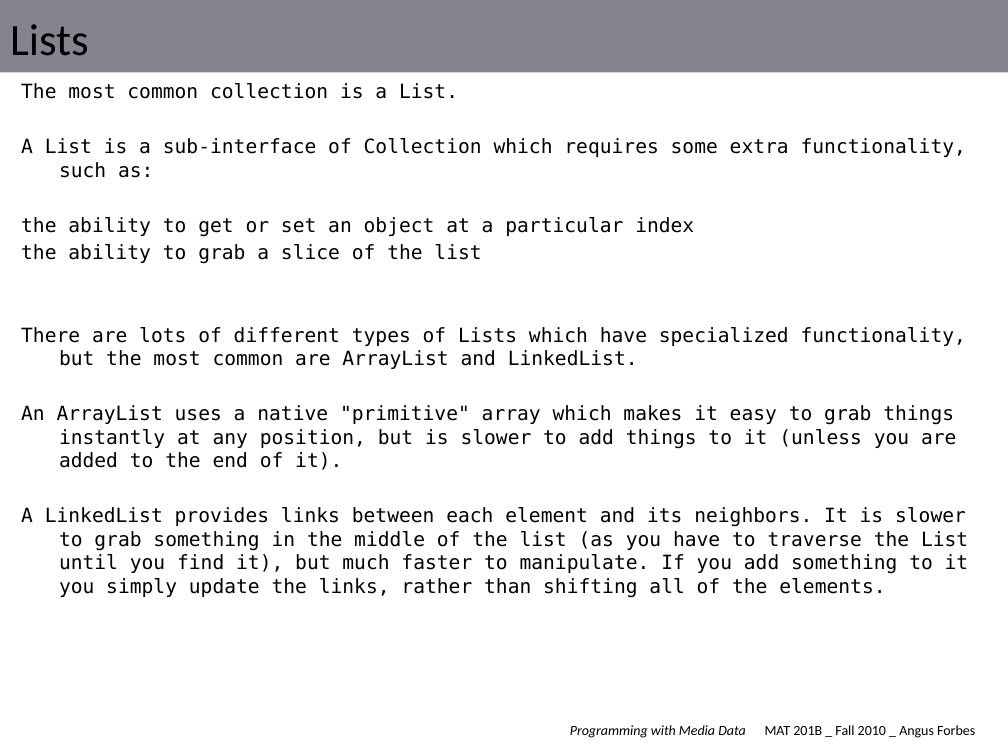
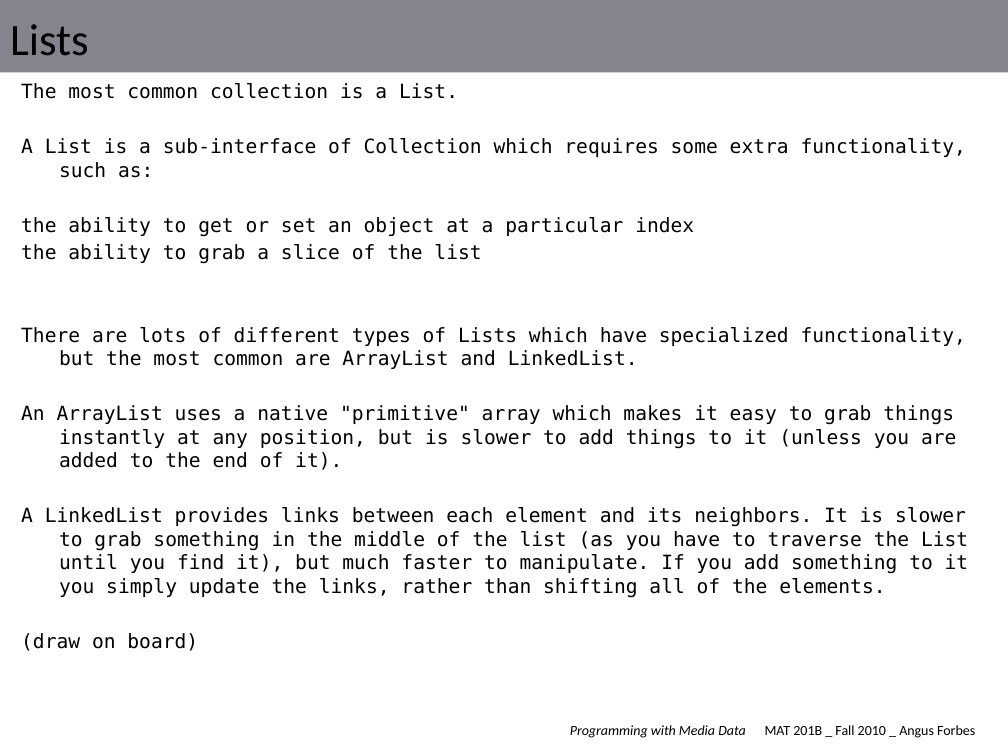
Before and after one commit to angusforbes/mat201b, a slide deck: slide 5 of slides/week3_tues.pptx. Drawn at 1008x756 pixels with LibreOffice and Linux fonts; fonts in the diff are those of the drawing. Boxes give left, top, right and bottom in pixels: in the first picture for what was removed or moved away, otherwise in the second. Text is boxed around its words. In the diff, an @@ line names an element or a change of style, - is before the commit and + after.

```diff
--- a/slides/week3_tues.pptx
+++ b/slides/week3_tues.pptx
@@ text at box(21, 633, 198, 651): paragraph added @@
+(draw on board)
```
Also in this commit, not shown: 2 other slides changed, 4 other files.
